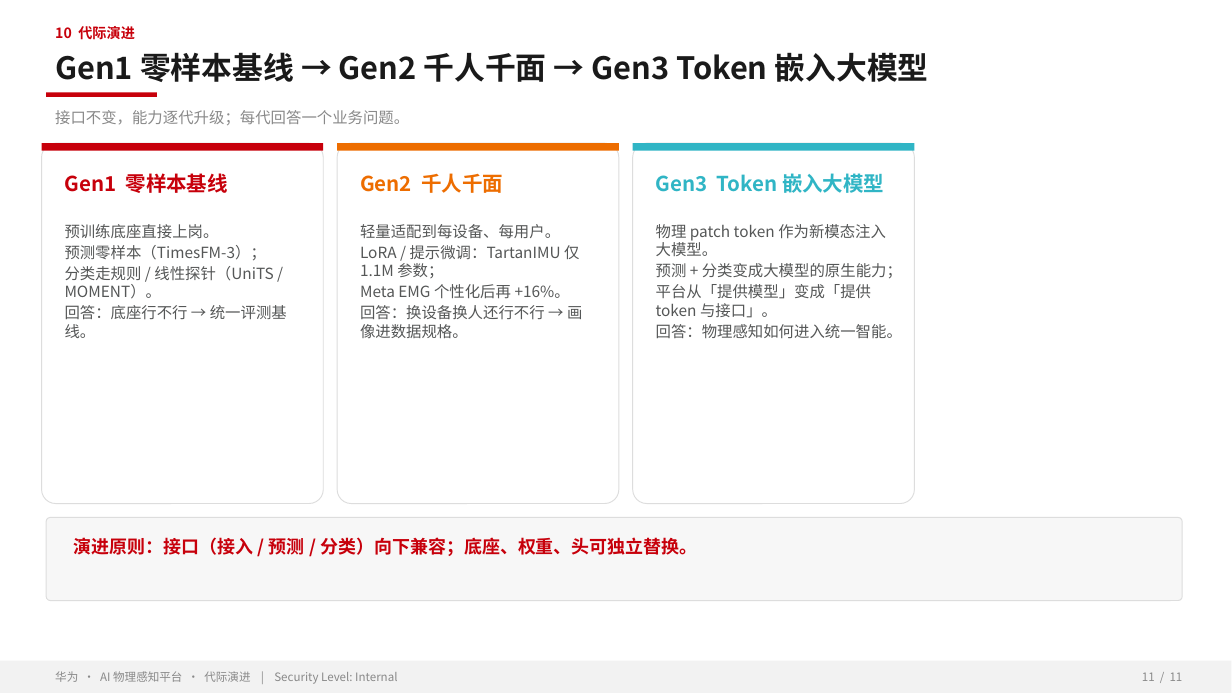
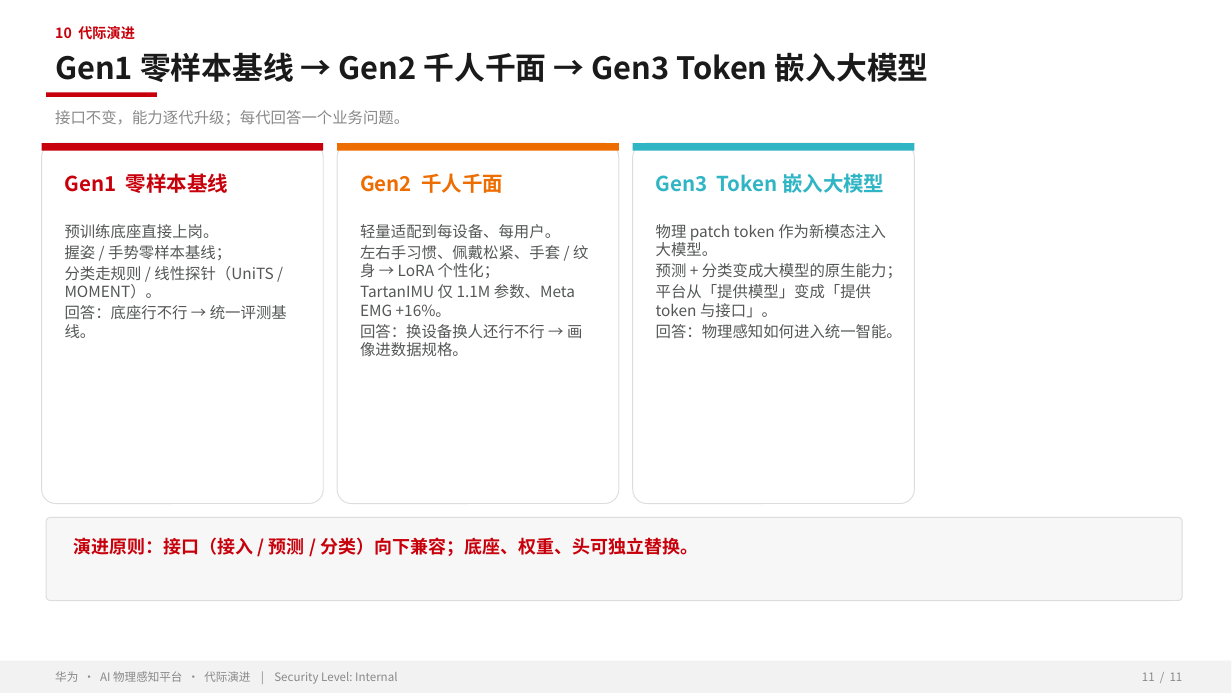
Before and after one commit to zhangrui1123/ai-physical-sensing, a slide deck: slide 11 of AI物理感知平台-华为汇报.pptx. Drawn at 1232x693 pixels with LibreOffice and Linux fonts; fonts in the diff are those of the drawing; background and template pictures are left out. Boxes give left, top, right and bottom in pixels: in the first picture for what was removed or moved away, otherwise in the second. Text is boxed around its words. In the diff, an @@ line names an element or a change of style, - is before the commit and + after.

```diff
--- a/AI物理感知平台-华为汇报.pptx
+++ b/AI物理感知平台-华为汇报.pptx
@@ text at [65,245,231,261]: text changed @@
-预测零样本（TimesFM-3）；
+握姿 / 手势零样本基线；
@@ text at [360,245,588,317]: text changed @@
-LoRA / 提示微调：TartanIMU 仅 1.1M 参数；
-Meta EMG 个性化后再 +16%。
+左右手习惯、佩戴松紧、手套 / 纹身 → LoRA 个性化；
+TartanIMU 仅 1.1M 参数、Meta EMG +16%。
```
Also in this commit, not shown: 4 other slides changed, 1 other file.
